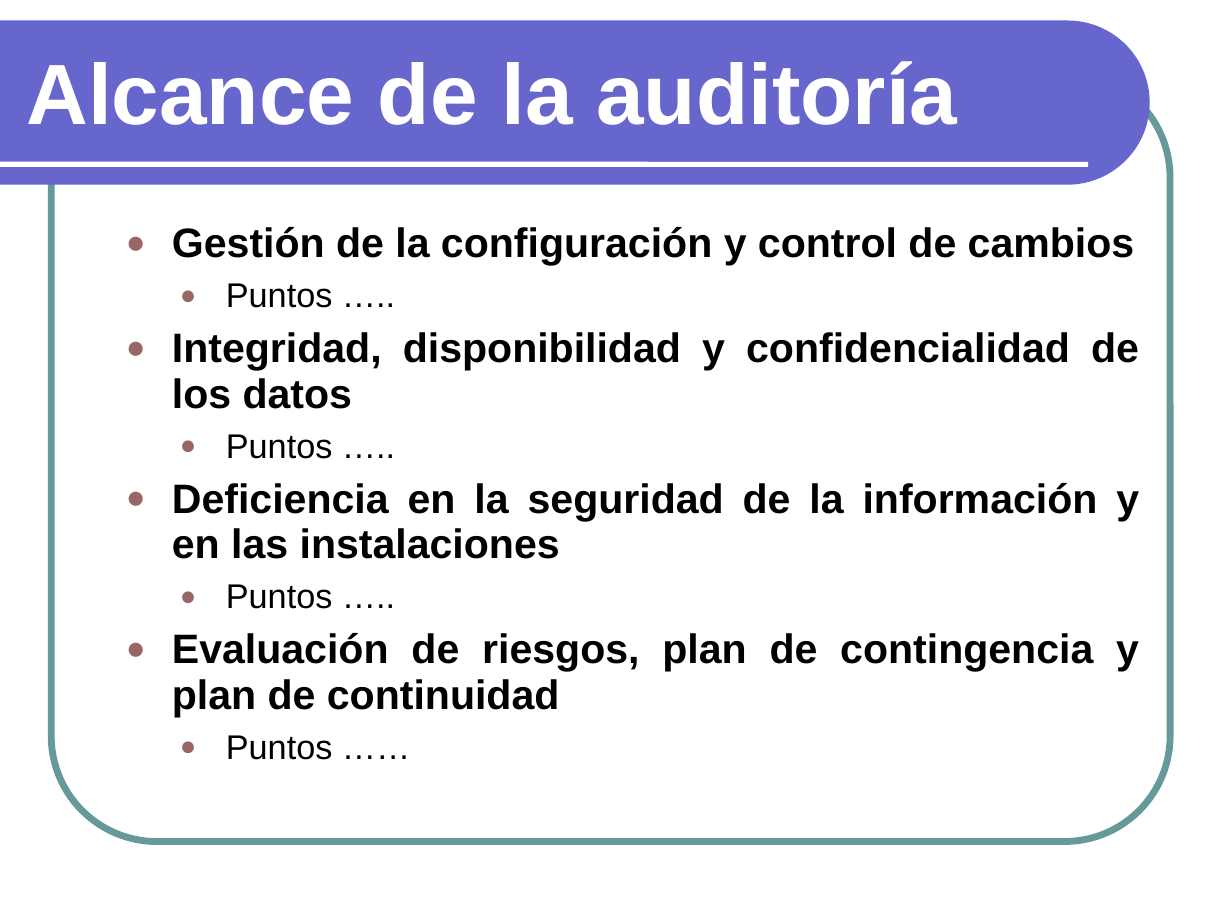
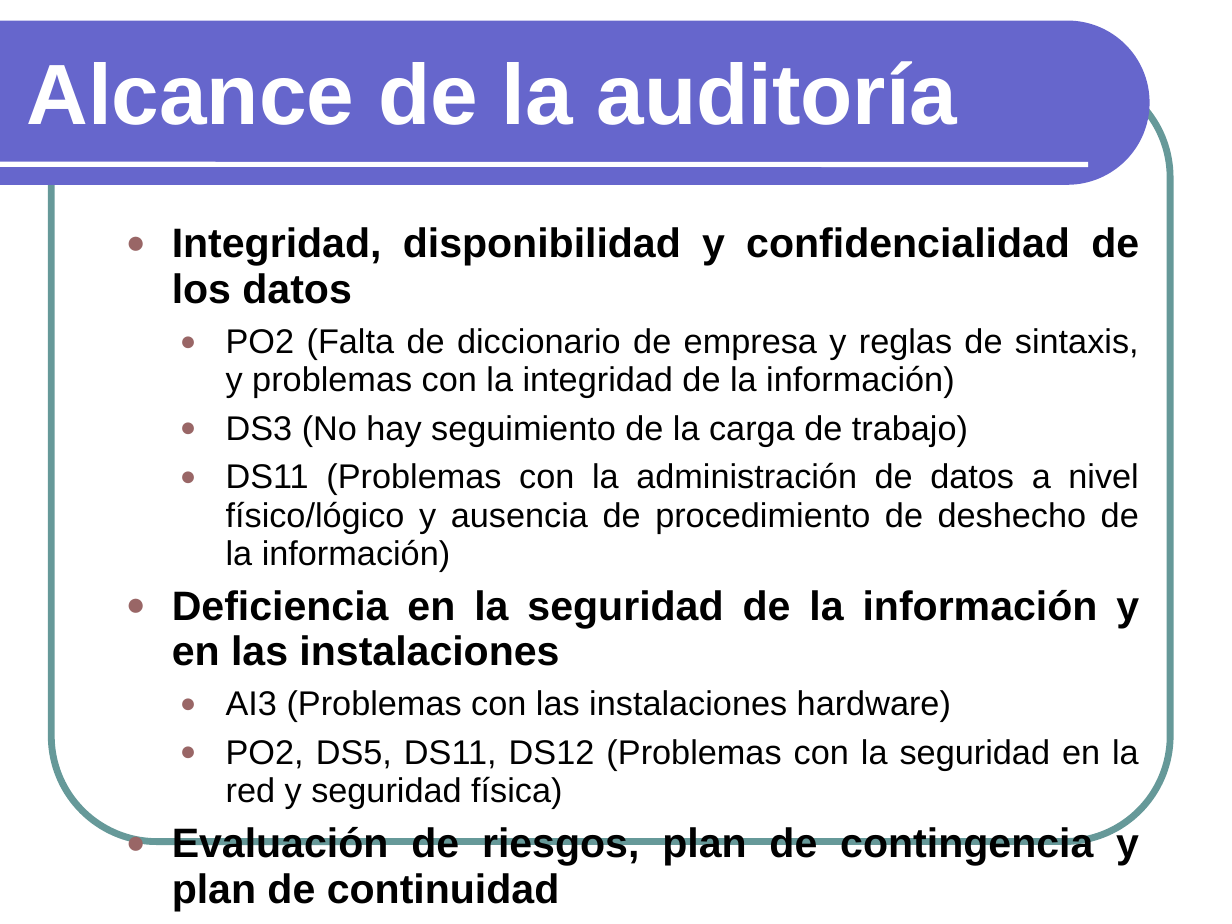
Before and after one commit to txedo/isi-auditoria, a slide deck: slide 12 of auditoria/presentacion/Presentacion.ppt. Drawn at 1232x924 pixels with LibreOffice and Linux fonts; fonts in the diff are those of the drawing. Boxes give left, top, right and bottom in pixels: in the first picture for what was removed or moved away, otherwise in the second. Text is boxed around its words. In the diff, an @@ line names an element or a change of style, - is before the commit and + after.

Commit message:
Añadida mi parte de la carta del director. Presentación: * He puesto los procesos que afectan a las partes auditadas (seccion alcance) * He añadido mi parte de las conclusiones

```diff
--- a/auditoria/presentacion/Presentacion.ppt
+++ b/auditoria/presentacion/Presentacion.ppt
@@ text at box(172, 227, 1135, 266): paragraphs removed @@
-  ● Gestión de la configuración y control de cambios
-    ● Puntos …..
@@ text at box(226, 328, 1139, 571): text changed @@
-    ● Puntos …..
+    ● PO2 (Falta de diccionario de empresa y reglas de sintaxis, y problemas con la integridad de la información)
+    ● DS3 (No hay seguimiento de la carga de trabajo)
+    ● DS11 (Problemas con la administración de datos a nivel físico/lógico y ausencia de procedimiento de deshecho de la información)
@@ text at box(226, 690, 1139, 809): text changed @@
-    ● Puntos …..
+    ● AI3 (Problemas con las instalaciones hardware)
+    ● PO2, DS5, DS11, DS12 (Problemas con la seguridad en la red y seguridad física)
@@ text at box(226, 735, 333, 760): text changed @@
-    ● Puntos ……
+    ● PO9 y DS4
```
Also in this commit, not shown: 14 other slides changed, 4 slides added, 4 slides removed, 1 other file.
